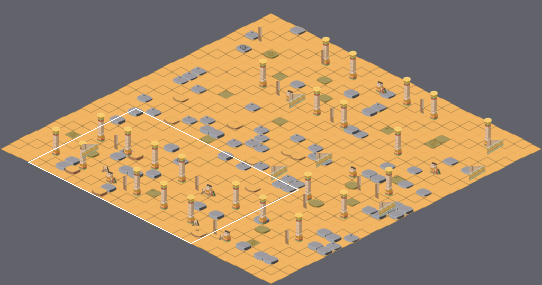
A Tiled map gets an edit: Output/Assets/Maps/Mapa 3 Pyramid.tmx. The picture above shows the old version from afar; the outline marks the close-up.
Close-up. Before the commit:
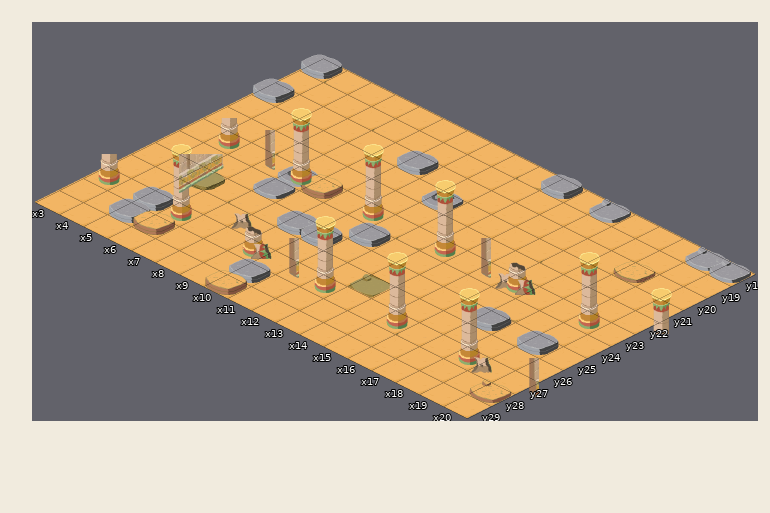
Cells are 128x64 px. Isometric: x runs down to the right, y down to the left. Shown: x 3..20, y 18..29. The commit also changed other parts of the map, which this record leaves out.
New version:
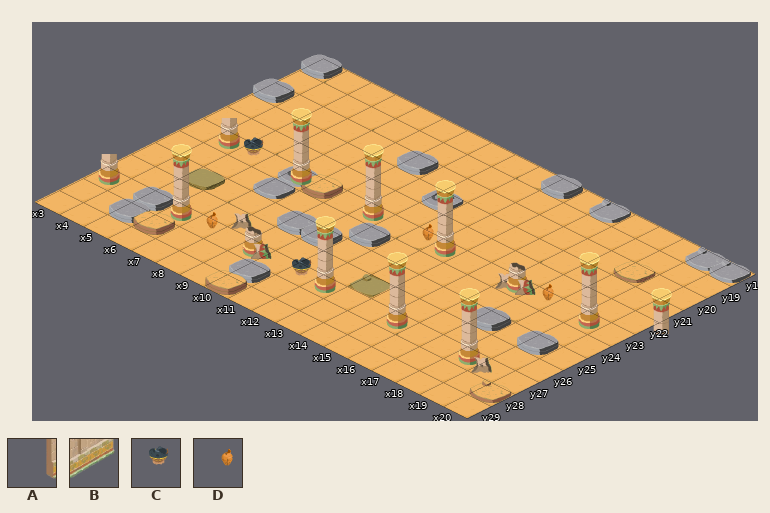
Key: from "128": A 22, B 23; from "Tileset props": C 46, D 47.
_ is an empty cell.
Edits made:
{"where": "layer \"Props\""}
{"y":23,"x":5,"old":"A","new":"C"}
{"y":23,"x":12,"old":"_","new":"D"}
{"y":23,"x":14,"old":"A","new":"_"}
{"y":23,"x":17,"old":"_","new":"D"}
{"y":25,"x":5,"old":"B","new":"_"}
{"y":27,"x":7,"old":"_","new":"D"}
{"y":27,"x":10,"old":"A_","new":"_C"}
{"y":27,"x":20,"old":"A","new":"_"}
